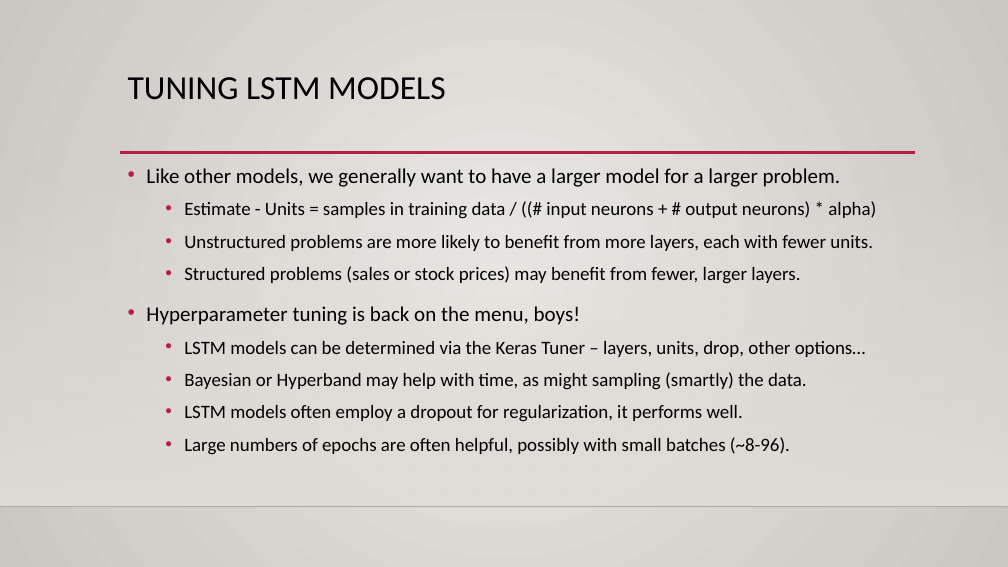
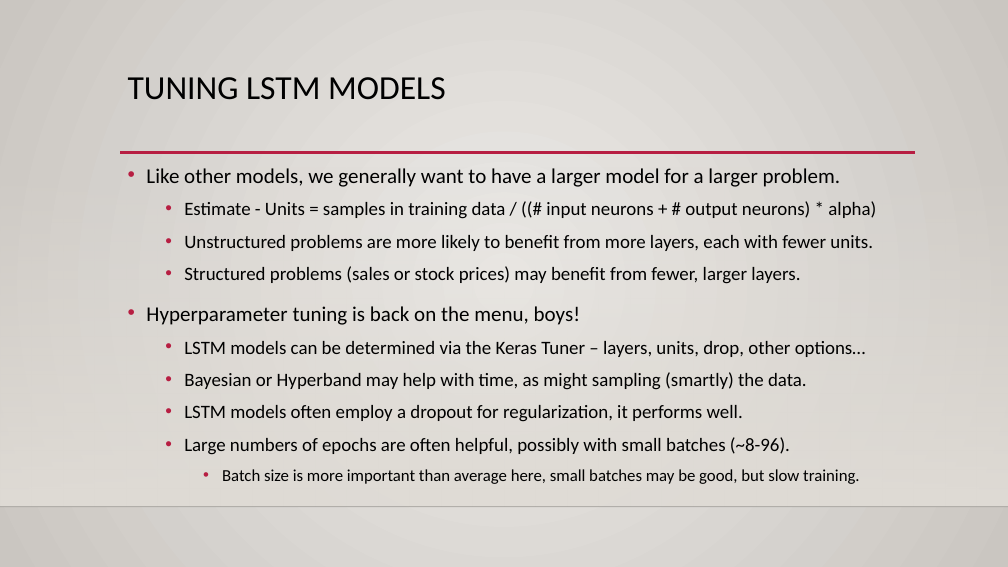
Before and after one commit to calvint13/Intro_to_Machine_Learning_Student_Workbooks, a slide deck: slide 25 of reference_content/Slides/rnn_lstm.pptx (slide 20 before the commit). Drawn at 1008x567 pixels with LibreOffice and Linux fonts; fonts in the diff are those of the drawing; background and template pictures are left out. Boxes give left, top, right and bottom in pixels: in the first picture for what was removed or moved away, otherwise in the second. Text is boxed around its words. In the diff, an @@ line names an element or a change of style, - is before the commit and + after.

```diff
--- a/reference_content/Slides/rnn_lstm.pptx
+++ b/reference_content/Slides/rnn_lstm.pptx
@@ text at (222, 469, 859, 484): paragraph added @@
+    • Batch size is more important than average here, small batches may be good, but slow training.
```
Also in this commit, not shown: 11 other slides changed, 6 slides added, 2 slides removed, 1 other file.
